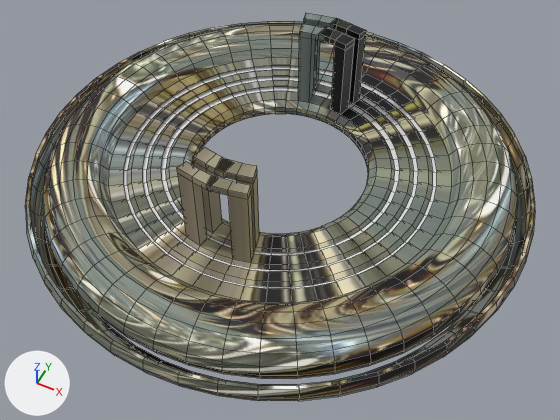
The FBX model Assets/Models/Environment/AA-STAGE PIECES/Centre Fixture.fbx: old version first, new version second.
Before and after are seen from a camera (50 mm lens) standing at (2.72, -5.44, 6.12) and looking at (0.23, -0.47, -0.09). Arrows for +X, +Y and +Z are at lower left; the lights stay in place. Mesh edges are drawn as thin lines.

Before the edit, the objects in view are built like this:
```python
me_torus = bpy.data.meshes.new('Torus')
me_torus.from_pydata(...)  # 2688 vertices, 2688 faces; spans x -2.77..2.77, y -2.77..2.77, z -0.32..1.08
# faces by material slot: [2400, 288]
me_torus.materials.append(mat_material_004)  # picture img_9783e8bde2f80588546d921cec0dff32_jpg
me_torus.materials.append(mat_material_010)  # white #e7e7e7
ob_cen_chand = bpy.data.objects.new('CEN-CHAND', me_torus)
ob_cen_chand.location = (0.0, 0.0, 0.0)
```
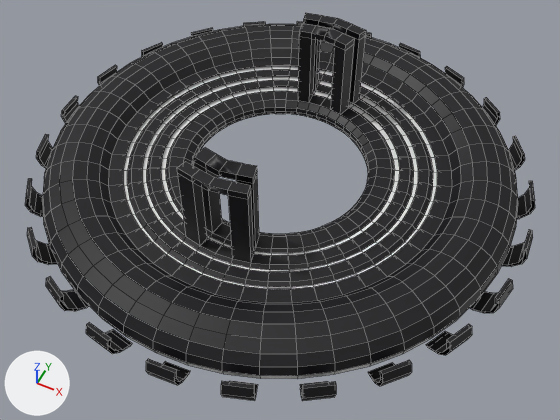
The newer file is also turned or shifted as a whole; pictures and numbers use the older file's frame.

Pixel boxes [x1, y1, x2, y2] of what changed, in the pictures (560 x 420 px; the box of a moved part takes in the faces that stretch with it):
part 1 of me_torus, moved or reshaped
    both: [25, 21, 535, 401]
part 2 of me_torus, moved or reshaped
    both: [192, 154, 242, 196]
part 3 of me_torus, moved or reshaped
    before: [312, 16, 352, 46]
    after: [312, 15, 352, 46]
part 4 of me_torus, recoloured
    both: [187, 362, 371, 378]
part 5 of me_torus, recoloured
    both: [43, 13, 518, 375]

The change, as a diff of the scene's bpy script:
```diff
--- a/Assets/Models/Environment/AA-STAGE PIECES/Centre Fixture.fbx.py
+++ b/Assets/Models/Environment/AA-STAGE PIECES/Centre Fixture.fbx.py
@@ mat_main_005 @@
+mat_main_005 = principled_material('MAIN.005')
+mat_main_005.base_color = (0.00218, 0.00124, 0.00345)  # black #07040b
@@ me_torus @@
 # used by ob_cen_chand; location = (0.0, 0.0, 0.0)
-me_torus.from_pydata(...)  # 2688 vertices, 2688 faces; spans x -2.77..2.77, y -2.77..2.77, z -0.32..1.08
+me_torus.from_pydata(...)  # 2672 vertices, 2444 faces; spans x -2.77..2.77, y -2.77..2.77, z -0.32..1.08
+# me_torus part 1: 480 vertices removed from x -2.77..2.77, y -2.77..2.77, z -0.32..0.05; 480 vertices added at x -2.77..2.77, y -2.77..2.77, z -0.32..0.05
+# me_torus part 2: 16 vertices removed from x -0.07..0.07, y -1.44..-1.08, z 1.01..1.08; 8 vertices added at x 0.0, y -1.44..-1.08, z 1.01..1.08
+# me_torus part 3: 16 vertices removed from x -0.07..0.07, y 1.08..1.44, z 1.01..1.08; 8 vertices added at x 0.0, y 1.08..1.44, z 1.01..1.08
+# me_torus part 4: 96 faces spanning x -2.58..2.58, y -2.58..2.58, z -0.19..0.0 switch from mat_material_004 (picture img_9783e8bde2f80588546d921cec0dff32_jpg) to mat_material_010 (white #e7e7e7)
+# me_torus part 5: 1784 faces spanning x -2.58..2.58, y -2.58..2.58, z -0.26..1.08 switch from mat_material_004 (picture img_9783e8bde2f80588546d921cec0dff32_jpg) to mat_main_005 (black #07040b)
```
